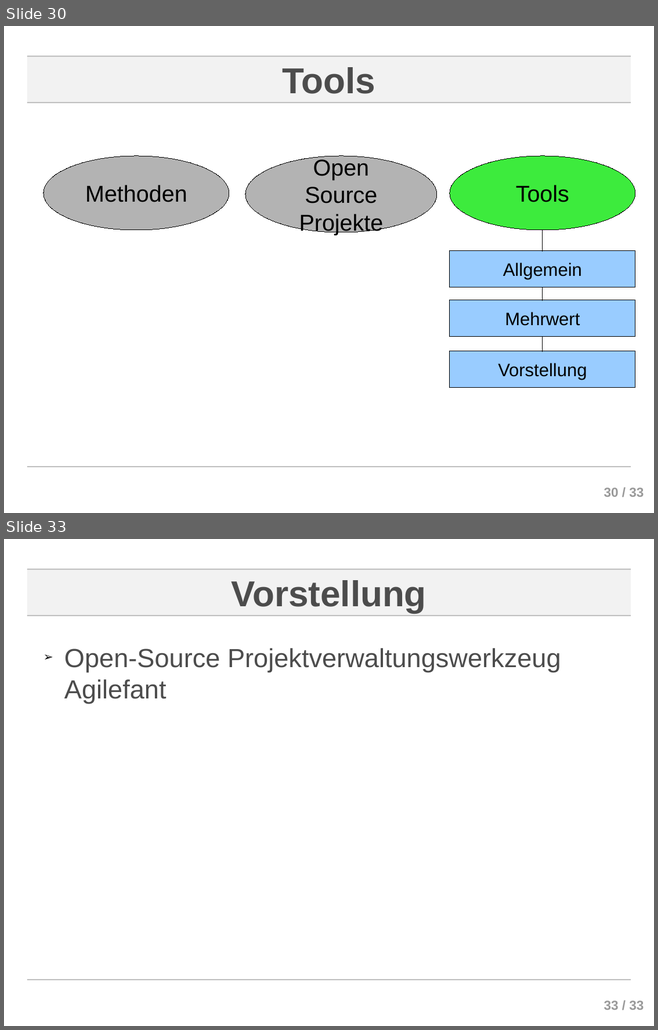
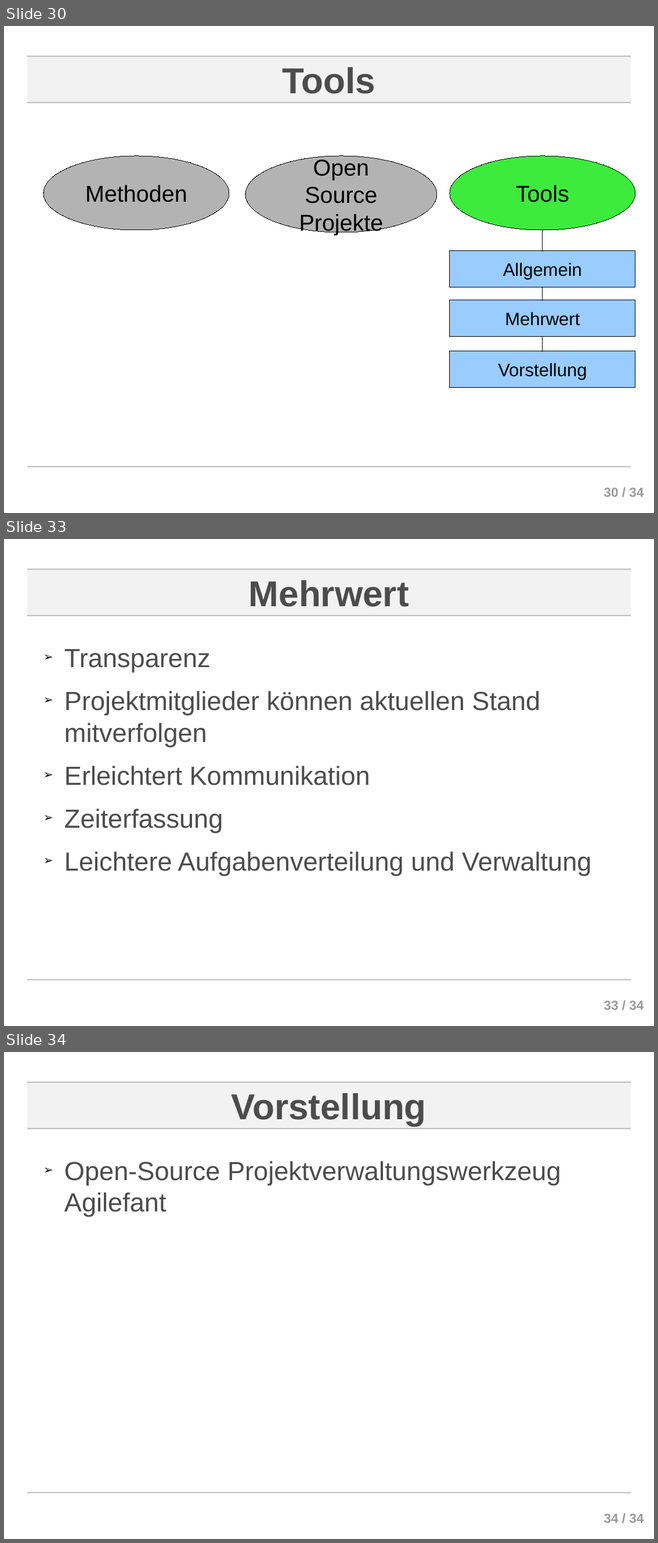
Before and after one commit to ChornHulio/sweSeminar, a slide deck: presentation/Agile Softwareentwicklung.odp. Shown one above the other, each under a label of ours: slides 30 and 33 before the commit, slides 30, 33 and 34 after it; the slides between them are not shown. The pictures are 658x1030 and 658x1543 pixels, drawn with LibreOffice and Linux fonts; fonts in the diff are those of the drawing; background and template pictures are left out. Boxes give left, top, right and bottom in pixels: in the first picture for what was removed or moved away, otherwise in the second. Text is boxed around its words. In the diff, an @@ line names an element or a change of style, - is before the commit and + after.

```diff
--- a/presentation/Agile Softwareentwicklung.odp
+++ b/presentation/Agile Softwareentwicklung.odp
@@ slide 33 added at box(4, 539, 654, 1026), background #FFFFFF; not listed: 5 template elements that a slide beside it also shows @@
@@ title added at box(249, 580, 409, 607), 44 pt, text #4C4C4C, bold @@
+Mehrwert
@@ text added at box(64, 649, 591, 876), 32 pt, text #4C4C4C @@
+➢ Transparenz
+➢ Projektmitglieder können aktuellen Stand mitverfolgen
+➢ Erleichtert Kommunikation
+➢ Zeiterfassung
+➢ Leichtere Aufgabenverteilung und Verwaltung
@@ page number at box(604, 488, 643, 497): text changed @@
-30 / 33
+30 / 34
@@ what was slide 33 is now slide 34 @@
@@ page number at box(604, 1514, 643, 1523): text changed @@
-33 / 33
+34 / 34
```
Also in this commit, not shown: 2 other slides added, 2 slides removed.
